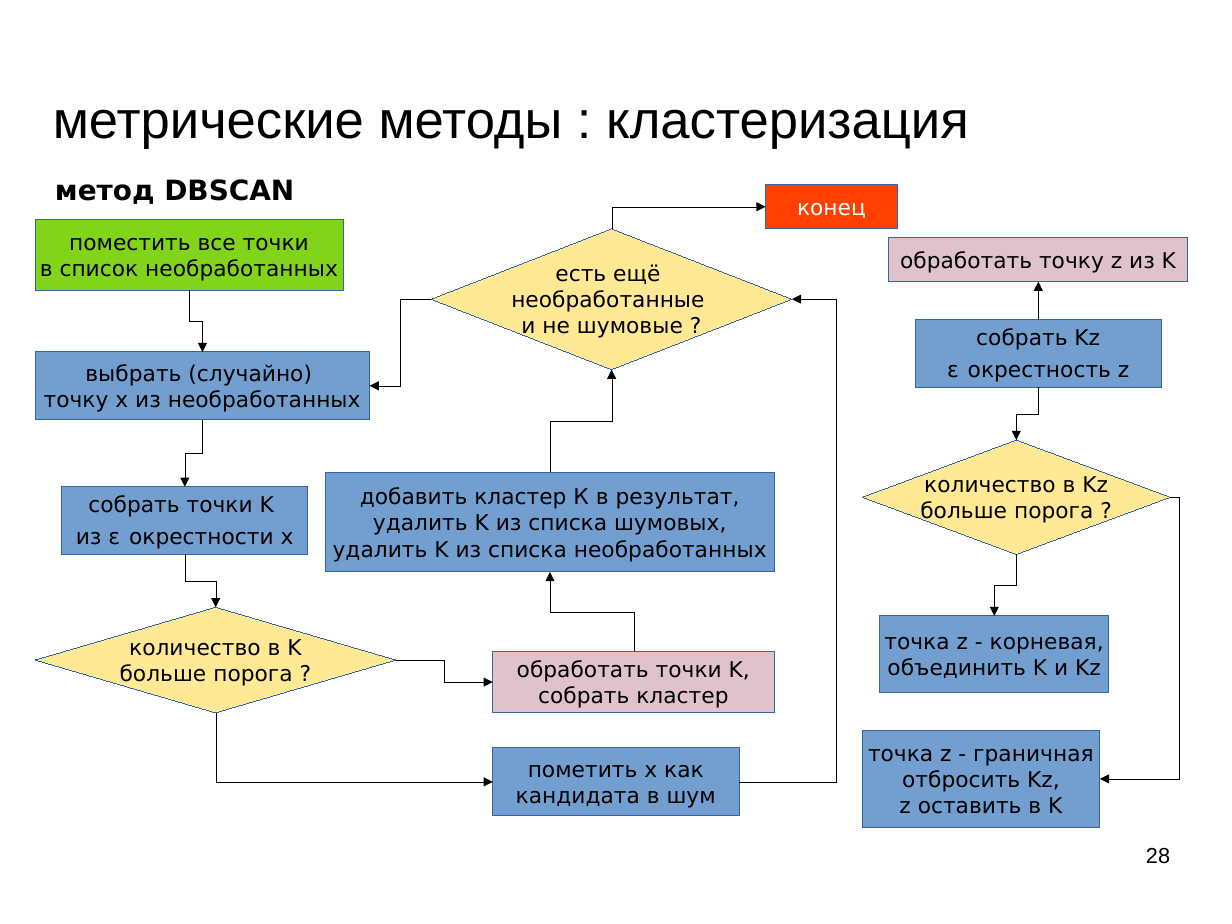
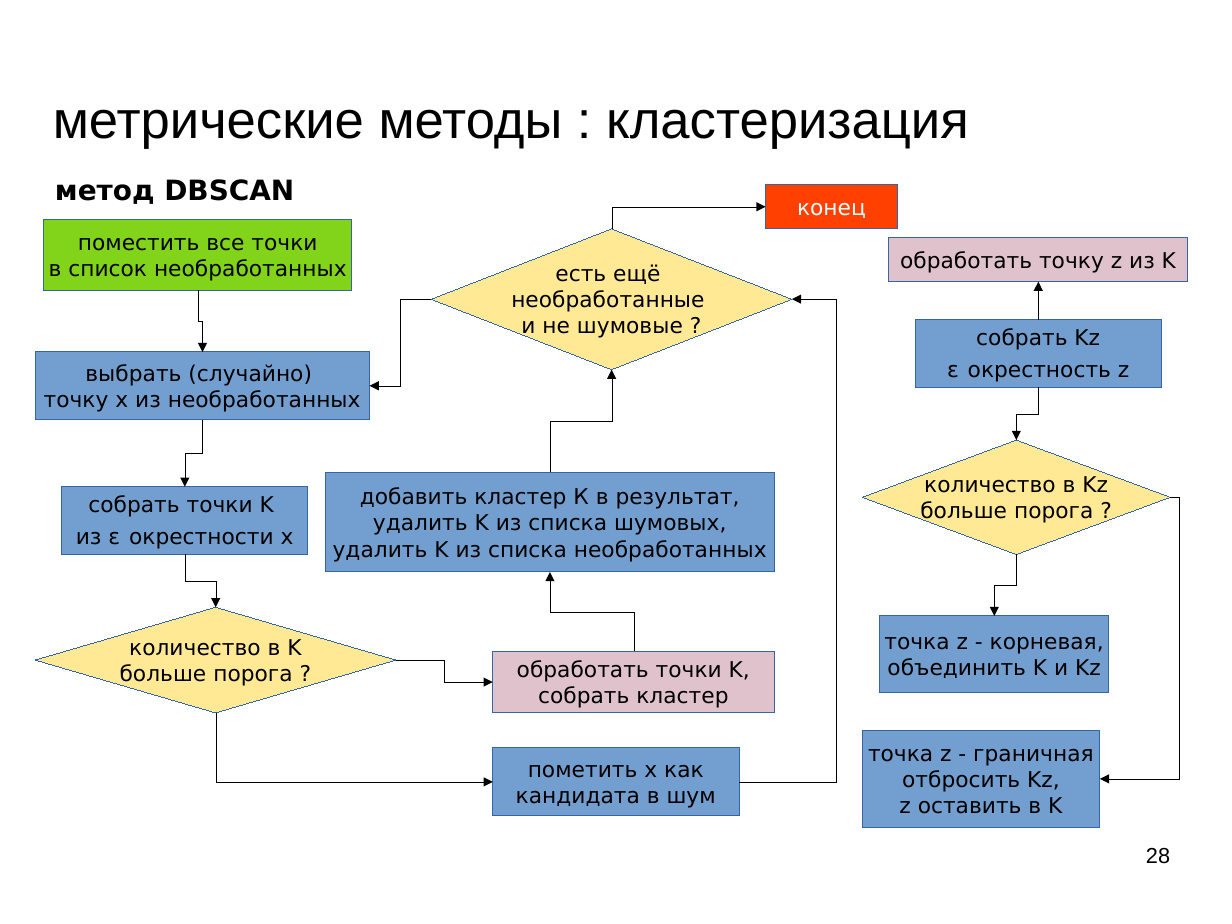
Before and after one commit to mechanoid5/ml_lectorium_legacy, a slide deck: slide 28 of 05-cluster.odp. Drawn at 1232x924 pixels with LibreOffice and Linux fonts; fonts in the diff are those of the drawing; background and template pictures are left out. Boxes give left, top, right and bottom in pixels: in the first picture for what was removed or moved away, otherwise in the second. Text is boxed around its words. In the diff, an @@ line names an element or a change of style, - is before the commit and + after.

```diff
--- a/05-cluster.odp
+++ b/05-cluster.odp
@@ rectangle "поместить все точки": place and size @@
-rectangle "поместить все точки" at box(35, 220, 343, 291)
+rectangle "поместить все точки" at box(44, 220, 352, 291)
@@ elbow arrow moved from (189, 291) - (202, 352) to (198, 291) - (202, 352) @@
```
Also in this commit, not shown: 3 other files.
